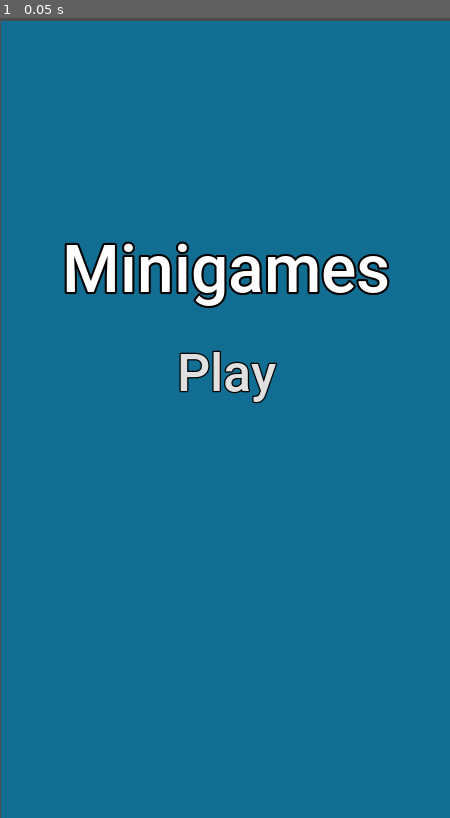
Above: before the commit, frame 1.
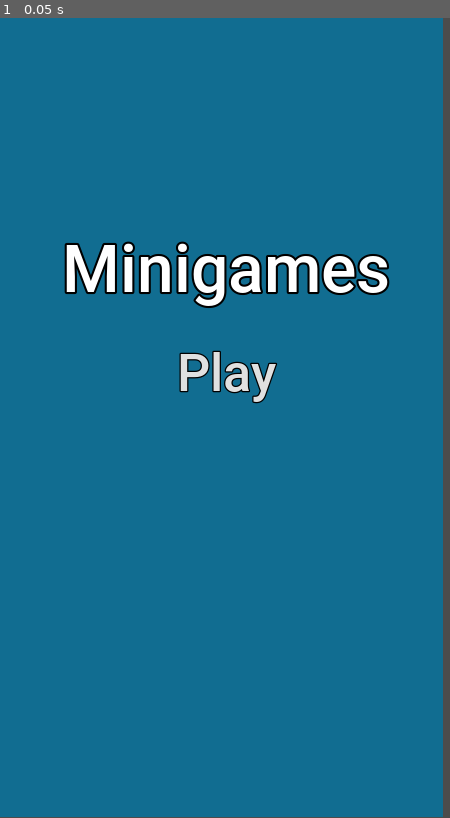
Above: after the commit, the same moment.

Repository: N-Ziermann/Minigame-Collection
Game: Godot game, scene res://Scenes/Main-Scene.tscn
The game is run twice, just before and just after one commit, with the same random seed, the same clock (stepped at 60 frames per second) and the same inputs.
Inputs:
- Up to frame 1 (0.05 s): no input

The runs differ from the first frame. In frame 1, 2.3% of the frame differs, in the area x 0-100%, y 0-100%.

Commit message:
Create Default Scene

Diff:
--- /dev/null
+++ b/App/Scenes/Default_Scene.tscn
@@ -0,0 +1,90 @@
+[gd_scene load_steps=4 format=2]
+
+[ext_resource path="res://Fonts/Roboto-Medium.ttf" type="DynamicFontData" id=1]
+
+[sub_resource type="DynamicFont" id=1]
+size = 120
+outline_size = 5
+outline_color = Color( 0, 0, 0, 1 )
+font_data = ExtResource( 1 )
+
+[sub_resource type="GDScript" id=2]
+script/source = "extends Label
+
+var time_at_start
+var time_for_level
+var time_left
+
+# Called when the node enters the scene tree for the first time.
+func _ready():
+	time_for_level = int(self.text)
+	time_left = time_for_level
+	time_at_start = OS.get_unix_time()
+
+
+func _process(_delta):
+	time_left = time_for_level - (OS.get_unix_time() - time_at_start)
+	if time_left < 0:
+		pass
+	else:
+		self.text = str(time_left)
+
+"
+
+[node name="Node2D" type="Node2D"]
+position = Vector2( -0.814514, 3.25803 )
+
+[node name="Background" type="Node2D" parent="."]
+z_index = -1
+
+[node name="ColorRect" type="ColorRect" parent="Background"]
+margin_left = 3.01471
+margin_top = 3.01465
+margin_right = 1083.01
+margin_bottom = 1923.01
+color = Color( 0.0705882, 0.431373, 0.572549, 1 )
+__meta__ = {
+"_edit_use_anchors_": false
+}
+
+[node name="Foreground" type="Node2D" parent="."]
+
+[node name="UI" type="Node2D" parent="."]
+
+[node name="Timer" type="Label" parent="UI"]
+margin_left = 855.0
+margin_top = 20.0
+margin_right = 1060.0
+margin_bottom = 170.0
+custom_fonts/font = SubResource( 1 )
+text = "5"
+align = 2
+valign = 1
+script = SubResource( 2 )
+__meta__ = {
+"_edit_use_anchors_": false
+}
+
+[node name="Score" type="Label" parent="UI"]
+margin_left = 20.0
+margin_top = 20.0
+margin_right = 225.0
+margin_bottom = 170.0
+custom_fonts/font = SubResource( 1 )
+text = "1"
+valign = 1
+__meta__ = {
+"_edit_use_anchors_": false
+}
+
+[node name="Exercise" type="Label" parent="UI"]
+margin_top = 1700.0
+margin_right = 1080.0
+margin_bottom = 1850.0
+custom_fonts/font = SubResource( 1 )
+text = "Do this task!"
+align = 1
+valign = 1
+__meta__ = {
+"_edit_use_anchors_": false
+}
--- a/App/Scenes/Main-Scene.tscn
+++ b/App/Scenes/Main-Scene.tscn
@@ -21,10 +21,10 @@
 z_index = -1
 
 [node name="ColorRect" type="ColorRect" parent="Background"]
-margin_left = 3.01471
-margin_top = 3.01465
-margin_right = 1083.01
-margin_bottom = 1923.01
+margin_left = -14.6896
+margin_top = -5.83752
+margin_right = 1065.31
+margin_bottom = 1914.16
 color = Color( 0.0705882, 0.431373, 0.572549, 1 )
 __meta__ = {
 "_edit_use_anchors_": false
--- a/App/project.godot
+++ b/App/project.godot
@@ -27,7 +27,7 @@
 window/size/test_height=950
 window/handheld/orientation="portrait"
 window/stretch/mode="2d"
-window/stretch/aspect="keep_width"
+window/stretch/aspect="keep"
 
 [rendering]
 
